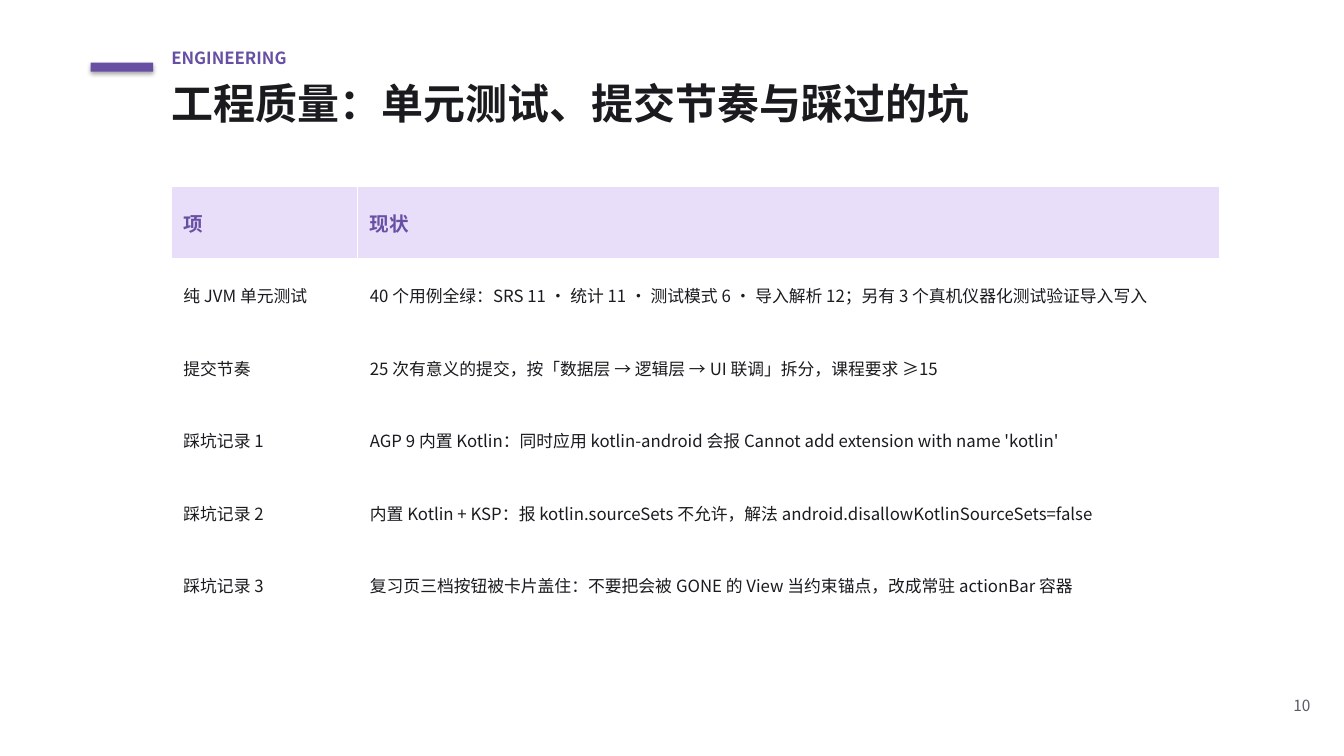
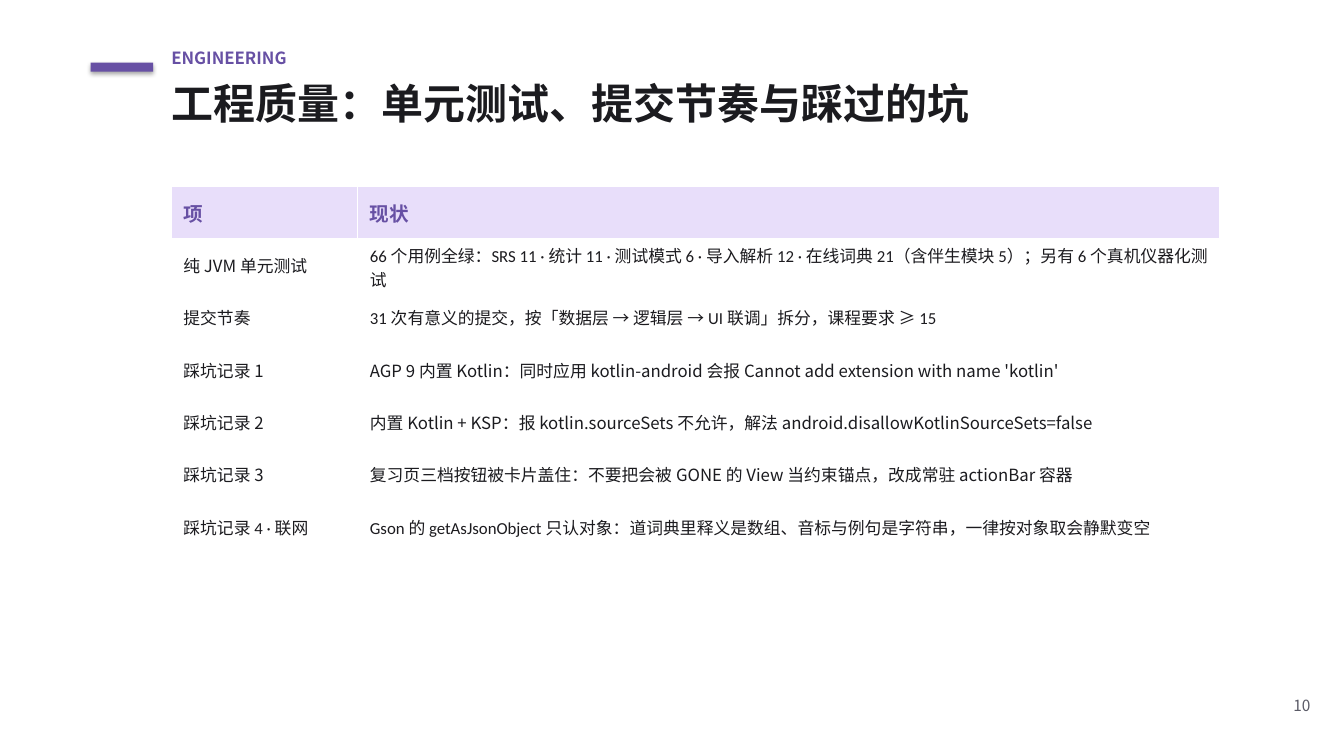
Before and after one commit to XuCong-0920/course-design, a slide deck: slide 10 of docs/演示PPT.pptx. Drawn at 1344x756 pixels with LibreOffice and Linux fonts; fonts in the diff are those of the drawing. Boxes give left, top, right and bottom in pixels: in the first picture for what was removed or moved away, otherwise in the second. Text is boxed around its words. In the diff, an @@ line names an element or a change of style, - is before the commit and + after.

Commit message:
docs: PPT 同步第 9 次课——六块功能、66 个单测、31 次提交与联网踩坑

```diff
--- a/docs/演示PPT.pptx
+++ b/docs/演示PPT.pptx
@@ table at box(171, 187, 1220, 554) @@
-row 2, column 2: 40 个用例全绿：SRS 11 · 统计 11 · 测试模式 6 · 导入解析 12；另有 3 个真机仪器化测试验证导入写入
+row 2, column 2: 66 个用例全绿：SRS 11 · 统计 11 · 测试模式 6 · 导入解析 12 · 在线词典 21（含伴生模块 5）；另有 6 个真机仪器化测试
-row 3, column 2: 25 次有意义的提交，按「数据层 → 逻辑层 → UI 联调」拆分，课程要求 ≥15
+row 3, column 2: 31 次有意义的提交，按「数据层 → 逻辑层 → UI 联调」拆分，课程要求 ≥ 15
+row 7: 踩坑记录 4 · 联网 | Gson 的 getAsJsonObject 只认对象：道词典里释义是数组、音标与例句是字符串，一律按对象取会静默变空
```
Also in this commit, not shown: 2 other slides changed.
